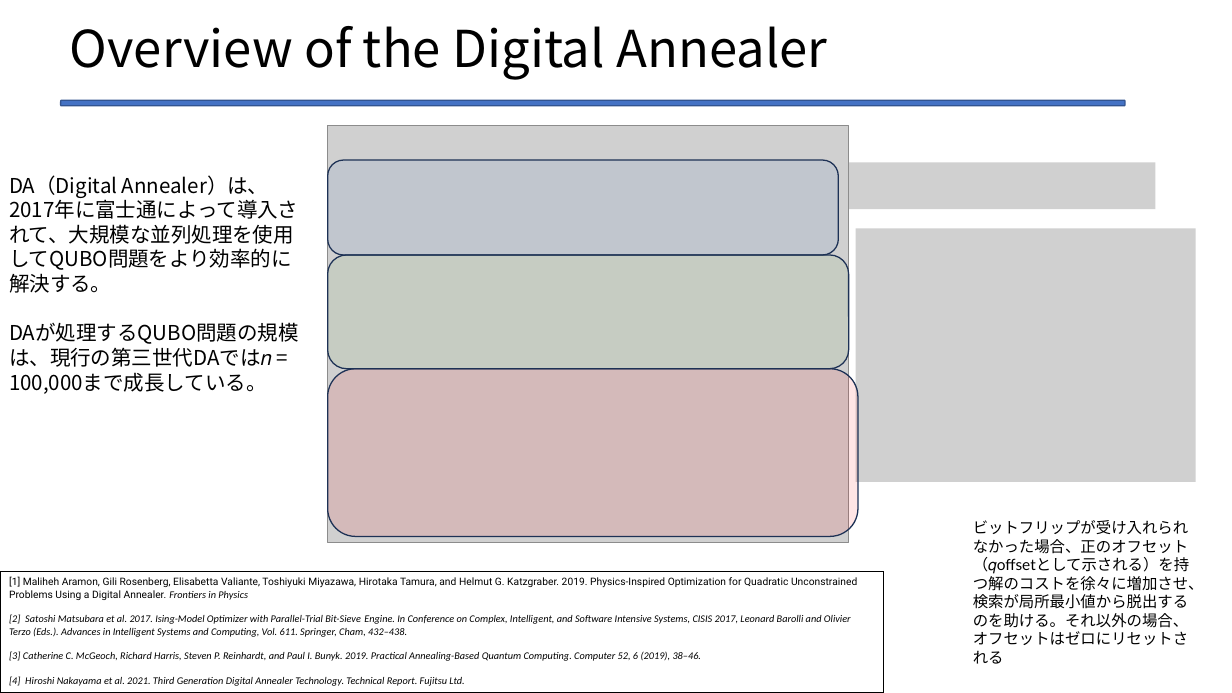
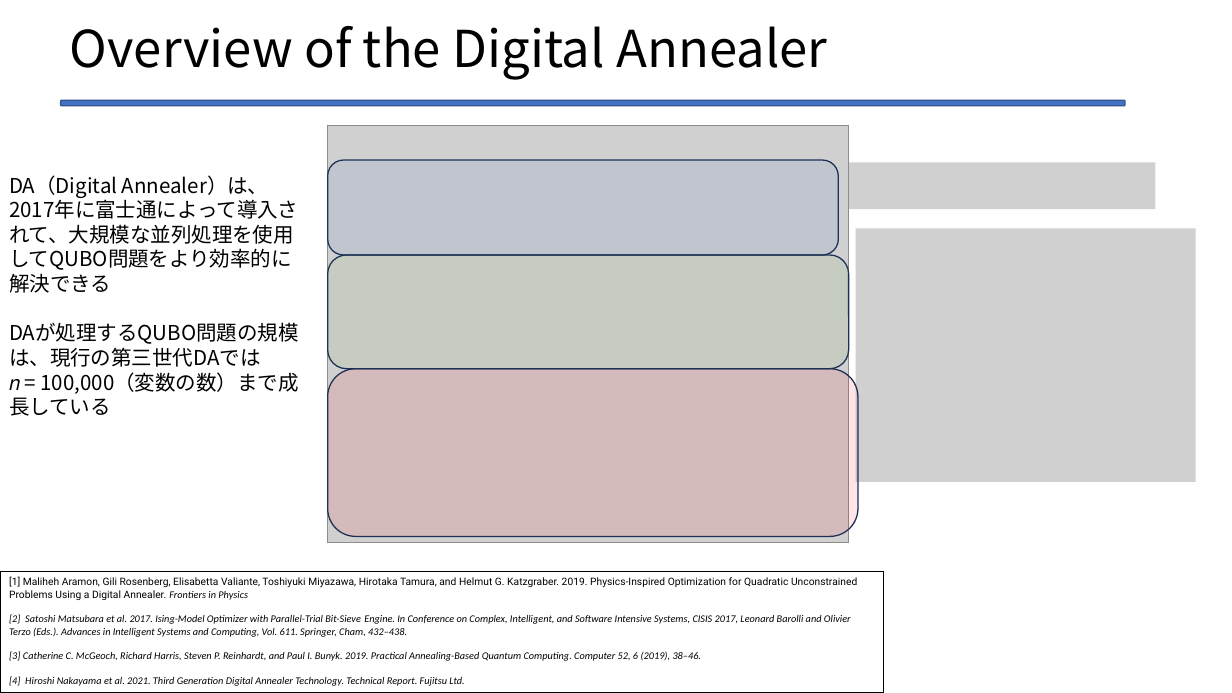
Before and after one commit to Legolas9999/zemi, a slide deck: slide 18 of lcj_ron_zemi2.pptx. Drawn at 1232x693 pixels with LibreOffice and Linux fonts; fonts in the diff are those of the drawing; grey boxes stand for pictures. Boxes give left, top, right and bottom in pixels: in the first picture for what was removed or moved away, otherwise in the second. Text is boxed around its words. In the diff, an @@ line names an element or a change of style, - is before the commit and + after.

```diff
--- a/lcj_ron_zemi2.pptx
+++ b/lcj_ron_zemi2.pptx
@@ text at [9, 224, 298, 416]: text changed @@
-2017年に富士通によって導入されて、大規模な並列処理を使用してQUBO問題をより効率的に解決する。
-DAが処理するQUBO問題の規模は、現行の第三世代DAでは𝑛 = 100,000まで成長している。
+2017年に富士通によって導入されて、大規模な並列処理を使用してQUBO問題をより効率的に解決できる
+DAが処理するQUBO問題の規模は、現行の第三世代DAでは
+𝑛 = 100,000（変数の数）まで成長している
@@ text removed at [973, 520, 1204, 664] @@
-ビットフリップが受け入れられなかった場合、正のオフセット（𝑞offsetとして示される）を持つ解のコストを徐々に増加させ、検索が局所最小値から脱出するのを助ける。それ以外の場合、オフセットはゼロにリセットされる
```
Also in this commit, not shown: 5 other slides changed.
